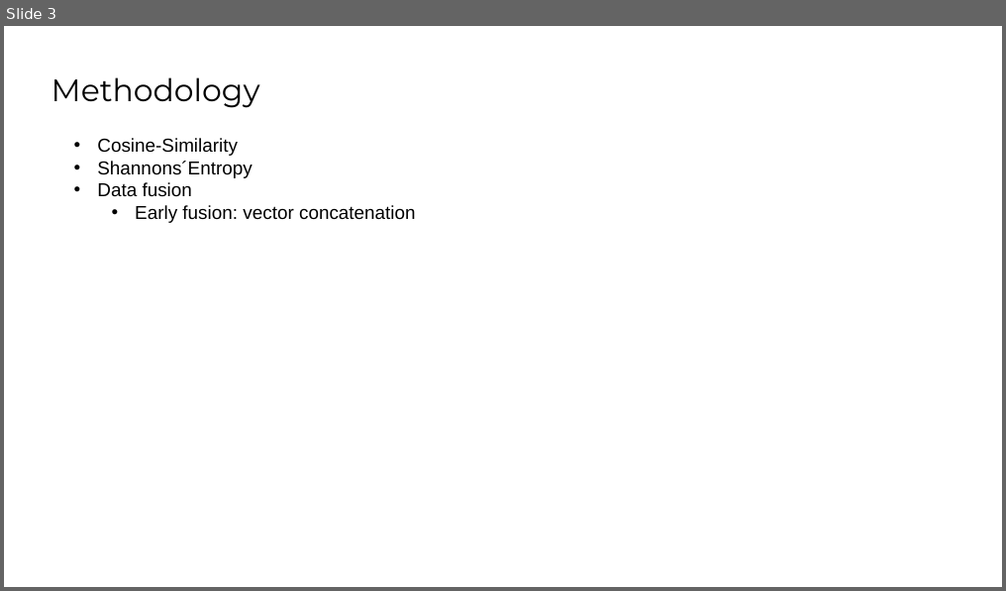
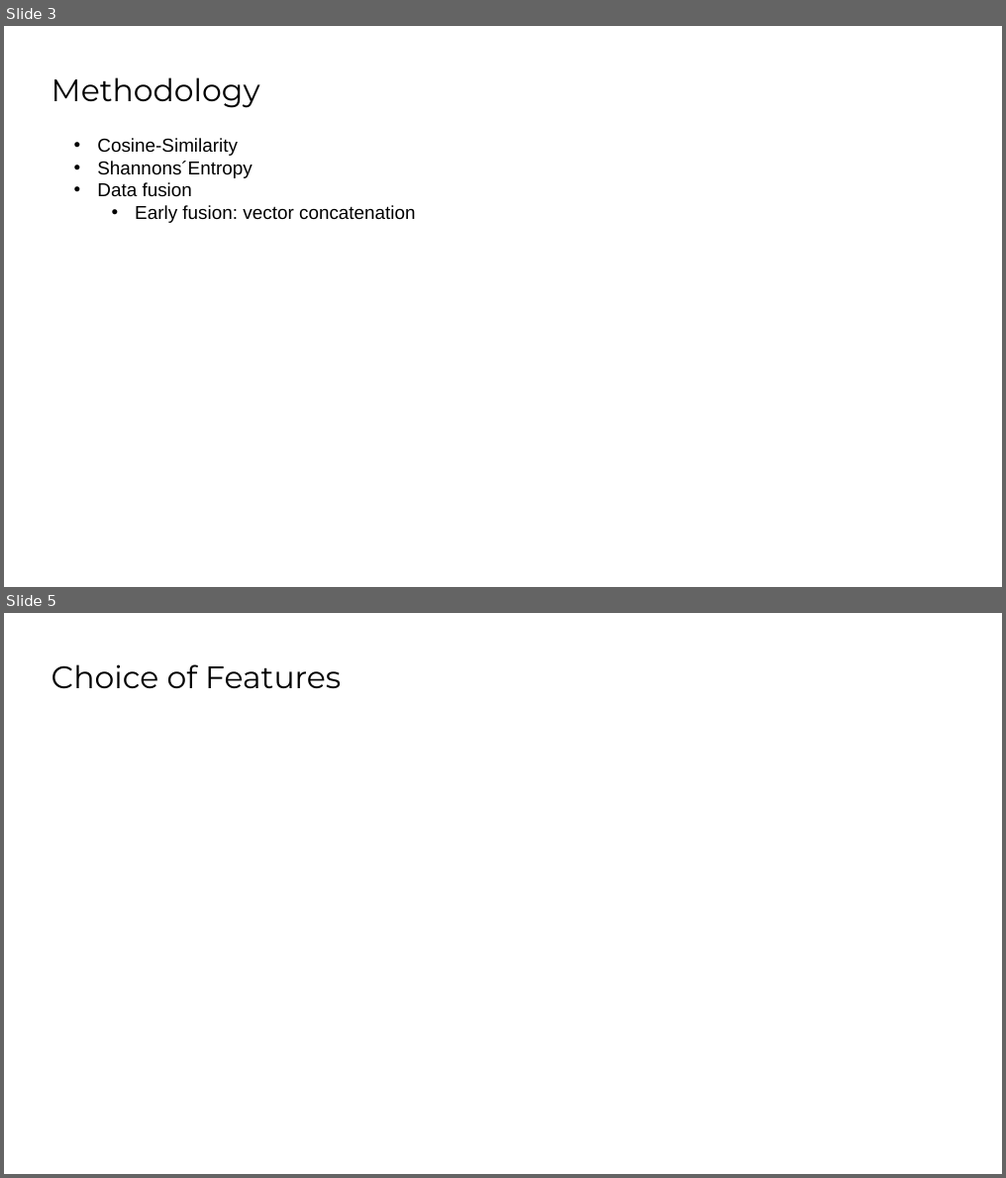
Before and after one commit to SaraCoolman/MMSR, a slide deck: project_3_team_E/Final Presentation.pptx. Shown one above the other, each under a label of ours: slide 3 before the commit, slides 3 and 5 after it; the slides between them are not shown. The pictures are 1006x591 and 1006x1178 pixels, drawn with LibreOffice and Linux fonts; fonts in the diff are those of the drawing; background and template pictures are left out. Boxes give left, top, right and bottom in pixels: in the first picture for what was removed or moved away, otherwise in the second. Text is boxed around its words. In the diff, an @@ line names an element or a change of style, - is before the commit and + after.

```diff
--- a/project_3_team_E/Final Presentation.pptx
+++ b/project_3_team_E/Final Presentation.pptx
@@ slide 5 added at box(4, 613, 1002, 1174), background #FFFFFF @@
@@ title added at box(52, 664, 341, 689), 30 pt, text #000000 @@
+Choice of Features
```
Also in this commit, not shown: 1 other slide added, 1 other file.
